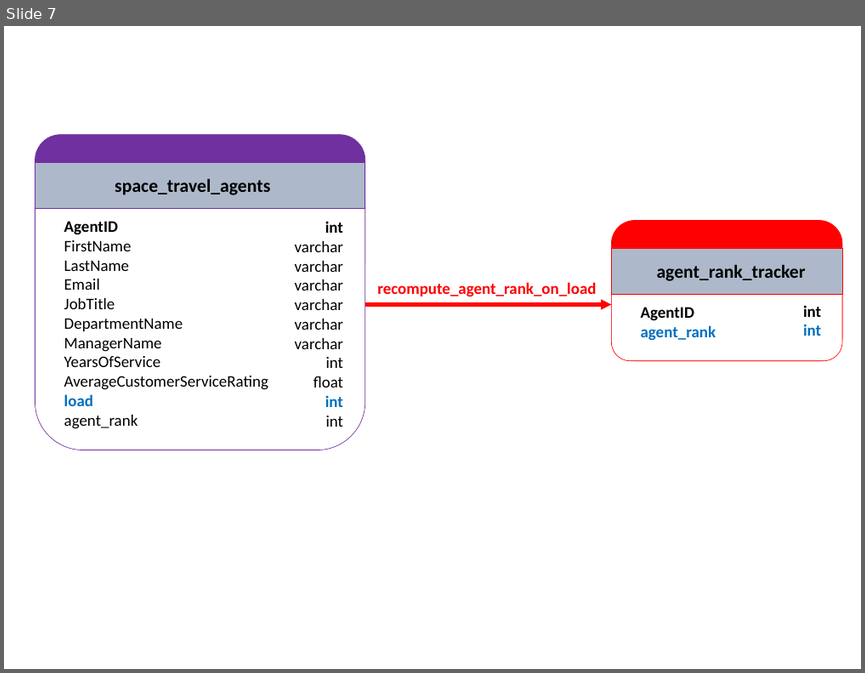
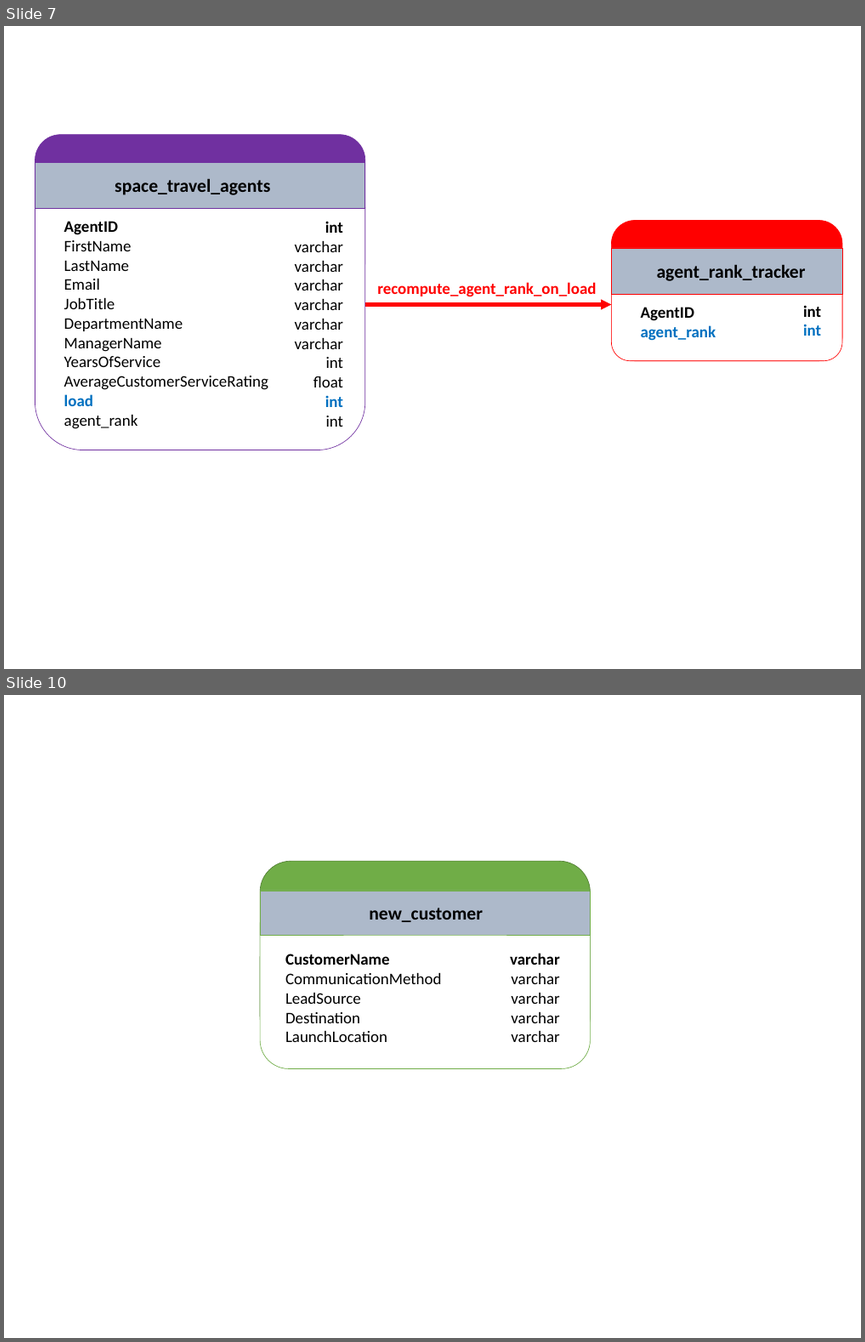
Before and after one commit to kpnguyen21/space-challenge, a slide deck: Figures/figure.pptx. Shown one above the other, each under a label of ours: slide 7 before the commit, slides 7 and 10 after it; the slides between them are not shown. The pictures are 865x673 and 865x1342 pixels, drawn with LibreOffice and Linux fonts; fonts in the diff are those of the drawing; background and template pictures are left out. Boxes give left, top, right and bottom in pixels: in the first picture for what was removed or moved away, otherwise in the second. Text is boxed around its words. In the diff, an @@ line names an element or a change of style, - is before the commit and + after.

```diff
--- a/Figures/figure.pptx
+++ b/Figures/figure.pptx
@@ slide 10 added at (4, 695, 861, 1338), background #FFFFFF @@
@@ group added at (260, 861, 590, 1068): 3 texts, 2 rounded rectangles, 1 rectangle @@
+new_customer
+CustomerName
+CommunicationMethod
+LeadSource
+Destination
+LaunchLocation
+varchar
+varchar
+varchar
+varchar
+varchar
```
Also in this commit, not shown: 3 other slides added, 4 other files.
